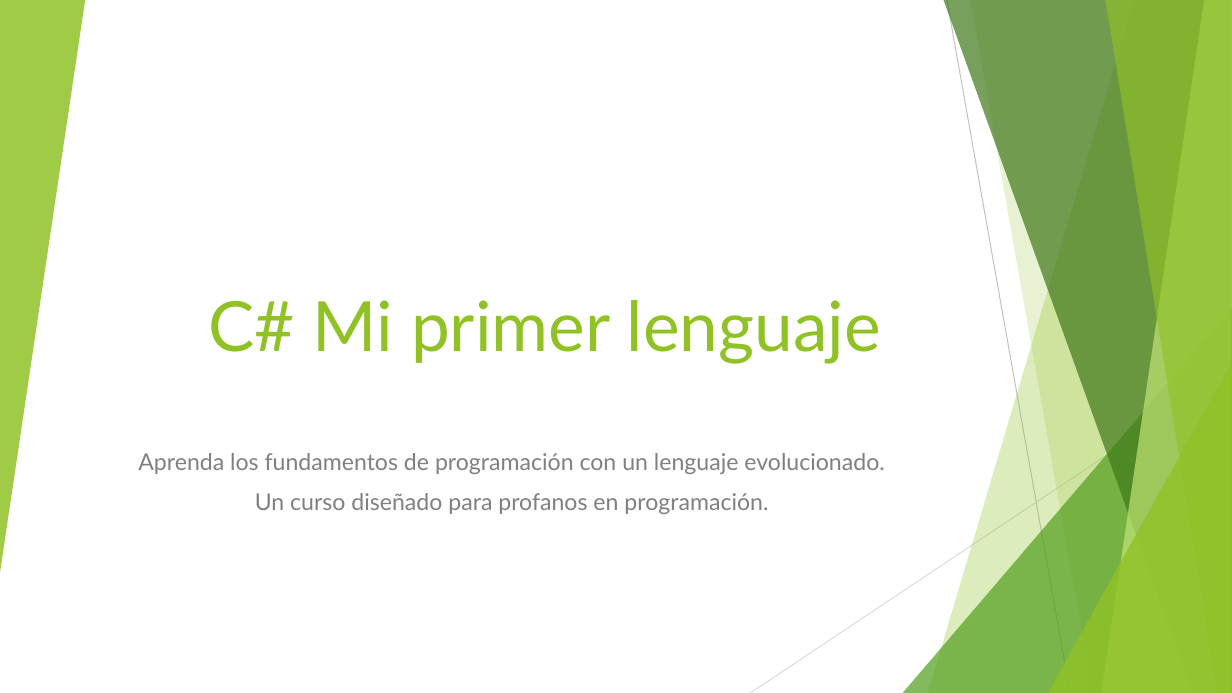
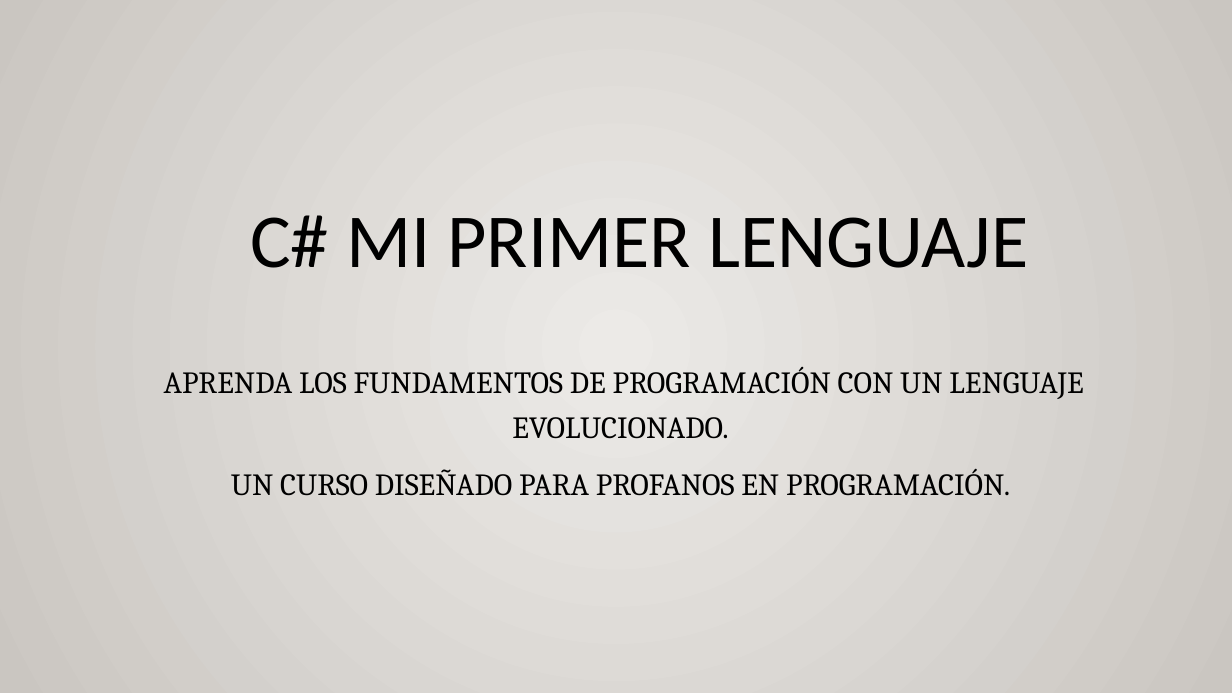
Before and after one commit to AlbertOsinaga/CSharp-MiPrimerLenguaje, a slide deck: slide 1 of C#_MiPrimerLenguaje.pptx. Drawn at 1232x693 pixels with LibreOffice and Linux fonts; fonts in the diff are those of the drawing. Boxes give left, top, right and bottom in pixels: in the first picture for what was removed or moved away, otherwise in the second. Text is boxed around its words. In the diff, an @@ line names an element or a change of style, - is before the commit and + after.

```diff
--- a/C#_MiPrimerLenguaje.pptx
+++ b/C#_MiPrimerLenguaje.pptx
@@ background #FFFFFF to gradient #ECEAE7 to #CAC7C1 @@
@@ group removed at [0, 0, 1232, 693]: 5 freeform shapes, 3 triangles, 2 lines @@
@@ title at [250, 215, 1028, 268]: text changed; size 54 to 59.4 pt; font Lato to Calibri; text colour #90C226 to #000000 @@
-C# Mi primer lenguaje
+C# MI PRIMER LENGUAJE
@@ subtitle at [164, 367, 1083, 496]: text changed; size 18 to 24 pt; font Lato to Cambria; text colour #808080 to #000000 @@
-Aprenda los fundamentos de programación con un lenguaje evolucionado.
-Un curso diseñado para profanos en programación.
+APRENDA LOS FUNDAMENTOS DE PROGRAMACIÓN CON UN LENGUAJE EVOLUCIONADO.
+UN CURSO DISEÑADO PARA PROFANOS EN PROGRAMACIÓN.
```
Also in this commit, not shown: 11 other slides changed, 7 slides added, 1 other file.
